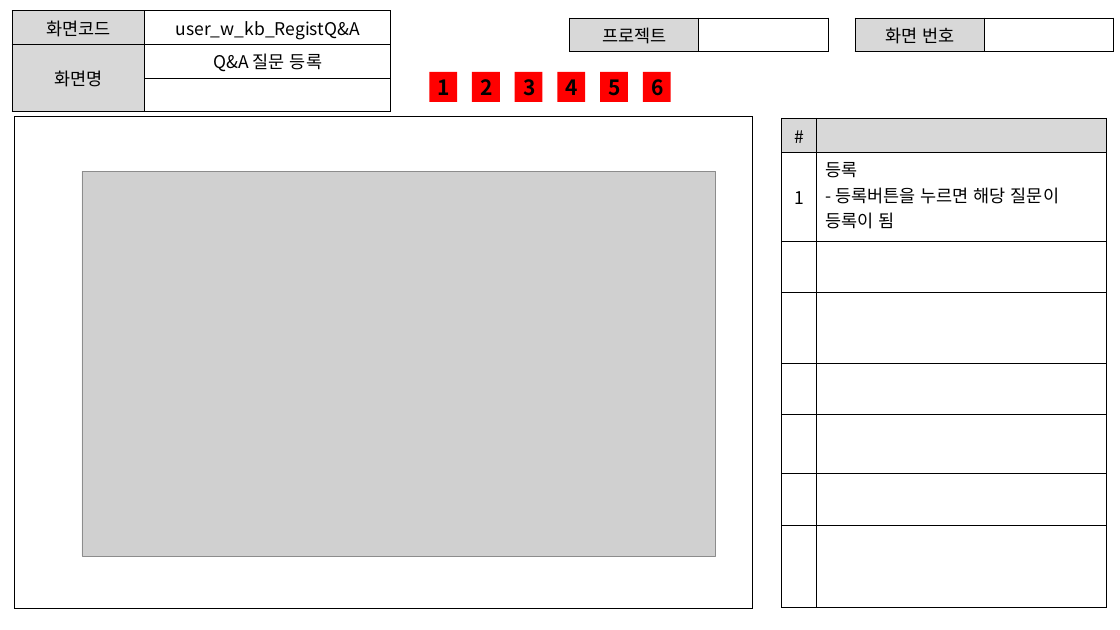
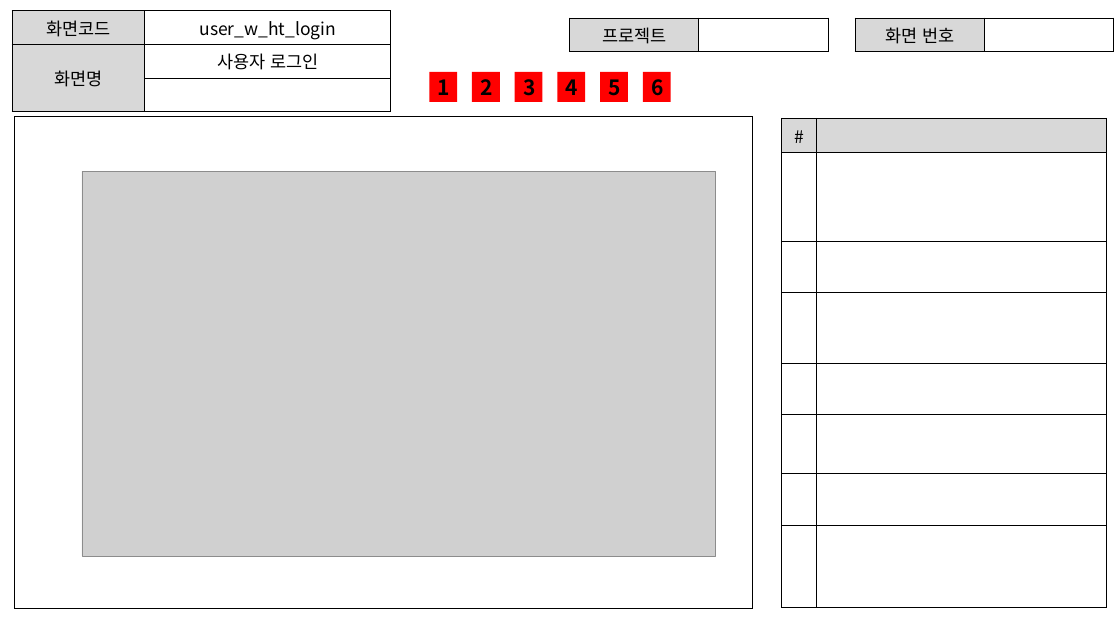
Before and after one commit to ezenteam2/EzenCrowdFunding, a slide deck: slide 6 of project03 화면설계서/project03 - 화면 설계서 - 기범.pptx (slide 8 before the commit). Drawn at 1120x630 pixels with LibreOffice and Linux fonts; fonts in the diff are those of the drawing; grey boxes stand for pictures. Boxes give left, top, right and bottom in pixels: in the first picture for what was removed or moved away, otherwise in the second. Text is boxed around its words. In the diff, an @@ line names an element or a change of style, - is before the commit and + after.

```diff
--- a/project03 화면설계서/project03 - 화면 설계서 - 기범.pptx
+++ b/project03 화면설계서/project03 - 화면 설계서 - 기범.pptx
@@ table at [12, 11, 391, 99] @@
-row 1, column 2: user_w_kb_RegistQ&A
+row 1, column 2: user_w_ht_login
-row 2, column 2: Q&A 질문 등록
+row 2, column 2: 사용자 로그인
@@ table at [782, 118, 1107, 607] @@
-row 2: 1 | 등록 / - 등록버튼을 누르면 해당 질문이 등록이 됨
+row 8:  | 
```
Also in this commit, not shown: 7 other slides changed, 12 slides removed, 8 other files.
